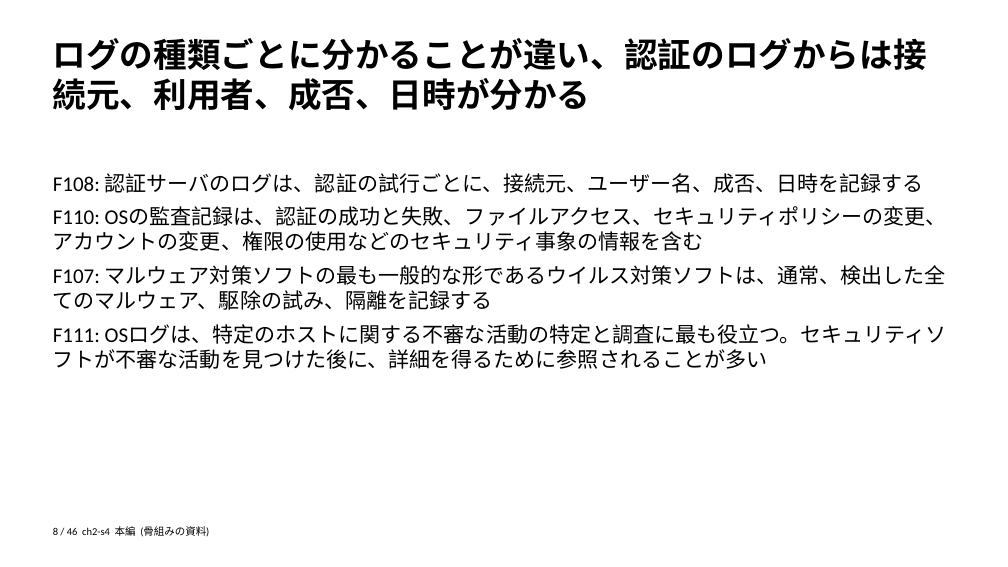
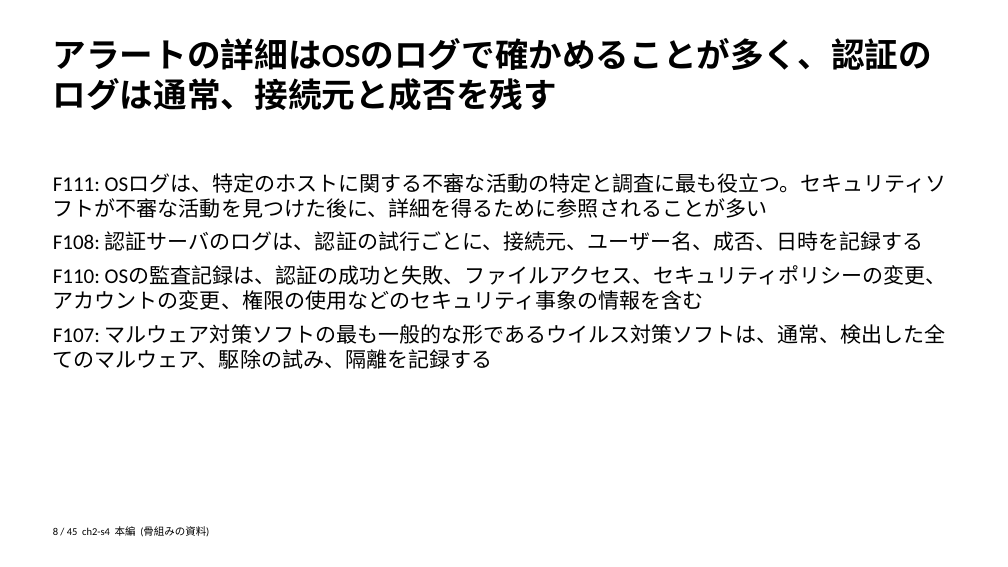
Before and after one commit to zyuuryuu/PPTX-Planner, a slide deck: slide 8 of trial/deck/preview/skeleton.pptx. Drawn at 1008x567 pixels with LibreOffice and Linux fonts; fonts in the diff are those of the drawing. Boxes give left, top, right and bottom in pixels: in the first picture for what was removed or moved away, otherwise in the second. Text is boxed around its words. In the diff, an @@ line names an element or a change of style, - is before the commit and + after.

```diff
--- a/trial/deck/preview/skeleton.pptx
+++ b/trial/deck/preview/skeleton.pptx
@@ text at [53,38,932,110]: text changed @@
-ログの種類ごとに分かることが違い、認証のログからは接続元、利用者、成否、日時が分かる
+アラートの詳細はOSのログで確かめることが多く、認証のログは通常、接続元と成否を残す
@@ text at [53,173,947,218]: paragraph added @@
+F111: OSログは、特定のホストに関する不審な活動の特定と調査に最も役立つ。セキュリティソフトが不審な活動を見つけた後に、詳細を得るために参照されることが多い
@@ text at [53,324,947,369]: paragraph removed @@
-F111: OSログは、特定のホストに関する不審な活動の特定と調査に最も役立つ。セキュリティソフトが不審な活動を見つけた後に、詳細を得るために参照されることが多い
@@ text at [53,526,209,537]: text changed @@
-8 / 46 ch2-s4 本編 (骨組みの資料)
+8 / 45 ch2-s4 本編 (骨組みの資料)
```
Also in this commit, not shown: 44 other slides changed, 1 slide removed, 4 other files.
